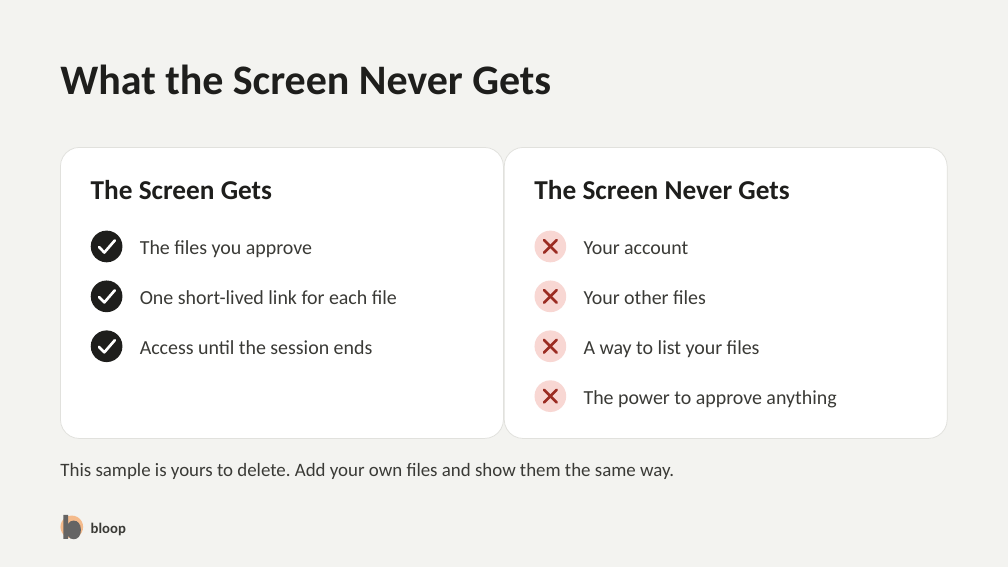
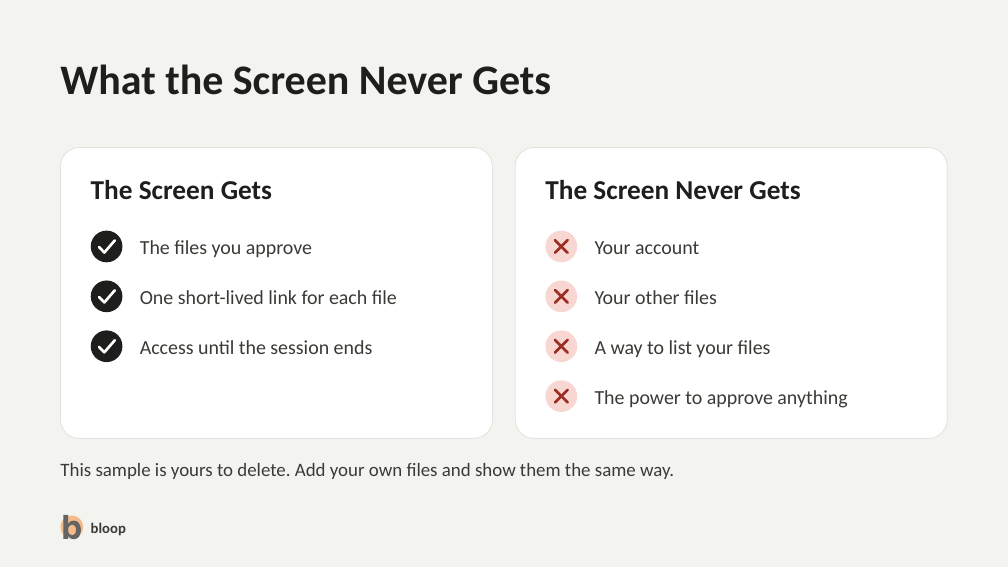
Before and after one commit to CyberSandwich/bloop, a slide deck: slide 7 of src/worker/seams/file-source/demo-files/demo-deck.pptx. Drawn at 1008x567 pixels with LibreOffice and Linux fonts; fonts in the diff are those of the drawing. Boxes give left, top, right and bottom in pixels: in the first picture for what was removed or moved away, otherwise in the second. Text is boxed around its words. In the diff, an @@ line names an element or a change of style, - is before the commit and + after.

```diff
--- a/src/worker/seams/file-source/demo-files/demo-deck.pptx
+++ b/src/worker/seams/file-source/demo-files/demo-deck.pptx
@@ rounded rectangle resized from (x1=60, y1=147, x2=504, y2=439) to (x1=60, y1=147, x2=492, y2=439) @@
@@ rounded rectangle resized from (x1=504, y1=147, x2=948, y2=439) to (x1=516, y1=147, x2=948, y2=439) @@
@@ 5 texts, 4 ellipses, 4 freeform shapes moved together from (x1=534, y1=180, x2=836, y2=412) to (x1=545, y1=180, x2=847, y2=412) @@
@@ freeform shape at (x1=59, y1=514, x2=85, y2=540): outline redrawn @@
```
Also in this commit, not shown: 6 other slides changed, 8 other files.
